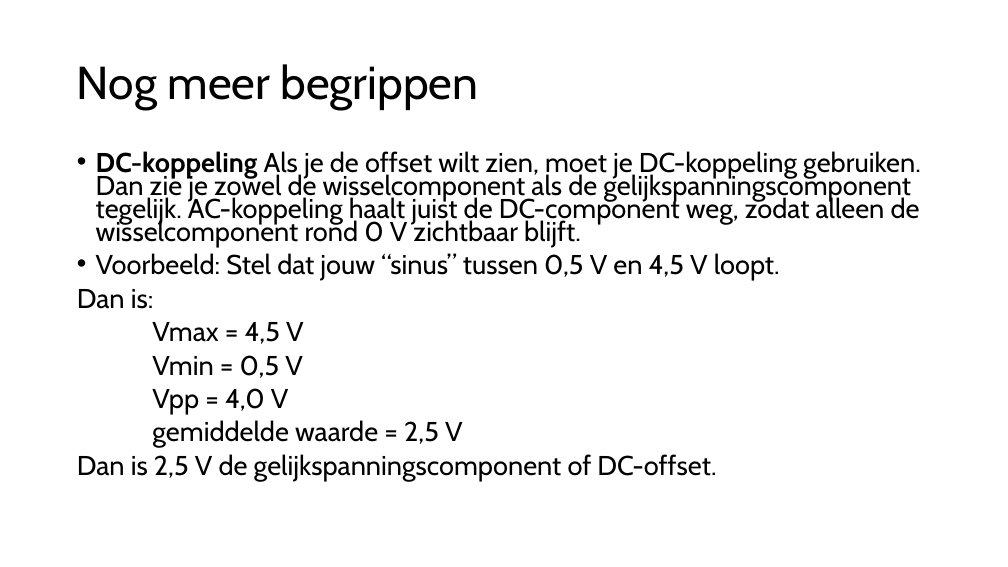
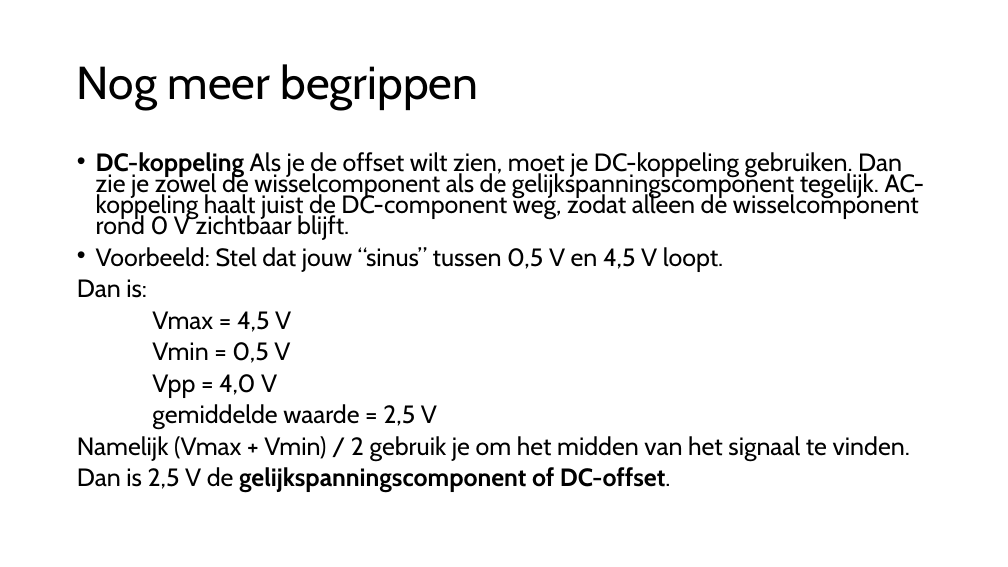
Before and after one commit to HU-TI-DEV/TI-S2, a slide deck: slide 7 of slides/S2_picoscope.pptx. Drawn at 1008x567 pixels with LibreOffice and Linux fonts; fonts in the diff are those of the drawing. Boxes give left, top, right and bottom in pixels: in the first picture for what was removed or moved away, otherwise in the second. Text is boxed around its words. In the diff, an @@ line names an element or a change of style, - is before the commit and + after.

Commit message:
edit ppt

```diff
--- a/slides/S2_picoscope.pptx
+++ b/slides/S2_picoscope.pptx
@@ text at (x1=77, y1=152, x2=925, y2=492): size 25.9 to 23.8 pt in "DC-koppeling Als je de offset wilt zien, ...", "Voorbeeld: Stel dat jouw “sinus” tussen 0,5 ...", "Dan is:", "Vmax = 4,5 V" and 4 more places; bold on in "gelijkspanningscomponent of DC-offset." @@
@@ text at (x1=77, y1=436, x2=910, y2=460): paragraph added @@
+Namelijk (Vmax + Vmin) / 2 gebruik je om het midden van het signaal te vinden.
```
